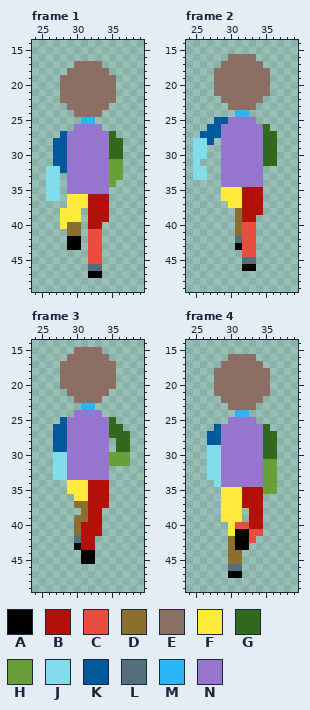
Two versions of one pixel-art file, The Fallen Guardian/Assets/Art/Characters/Player/Move/Player_Move_Up.aseprite. Above: the version before the commit.
64x64 pixels, 8 frames. Shown: frame 1: x 24..39, y 14..49; frame 2: x 24..39, y 14..49; frame 3: x 24..39, y 14..49; frame 4: x 24..39, y 14..49. The commit also changed other frames, which this record leaves out.
Visible layers, top first: "Hair/Hair 1", "Parts Copy/Head", "Parts Copy/Left Arm", "Parts Copy/Right Arm", "Parts Copy/Chest", "Parts Copy/Left Leg", "Parts Copy/Right Leg".
Palette (. is transparent): A #000000  B #b0120a  C #e84e40  D #8a6f30  E #8d6e63  F #ffeb3b  G #33691e  H #689f38  J #80deea  K #01579b  L #546e7a  M #29b6f6  N #9575cd
Pixels before, frame 1, first column x 26:
17 ....EEEE...
18 ...EEEEEE..
19 ..EEEEEEEE.
20 ..EEEEEEEE.
21 ..EEEEEEEE.
22 ..EEEEEEEE.
23 ...EEEEEE..
24 ....EEEE...
25 .....MM....
26 ....NNNN...
27 ..KNNNNNNG.
28 .KKNNNNNNGG
29 .KKNNNNNNGG
30 .KKNNNNNNGG
31 .KKNNNNNNHH
32 JJKNNNNNNHH
33 JJ.NNNNNNHH
34 JJ.NNNNNNH.
35 JJ.NNNNNN..
36 JJ.FFFBBB..
37 ...FFFBBB..
38 ..FFF.BBB..
39 ..FFF.BBB..
40 ..FDD.BB...
41 ...DD.CC...
42 ...AA.CC...
43 ...AA.CC...
44 ......CC...
45 ......CC...
46 ......LL...
47 ......AA...
Pixels before, frame 2, first column x 25:
16 .....EEEE...
17 ....EEEEEE..
18 ...EEEEEEEE.
19 ...EEEEEEEE.
20 ...EEEEEEEE.
21 ...EEEEEEEE.
22 ....EEEEEE..
23 .....EEEE...
24 ......MM....
25 ...KKNNNN...
26 ..KKNNNNNNG.
27 .KKKNNNNNNGG
28 JJK.NNNNNNGG
29 JJ..NNNNNNGG
30 JJ..NNNNNNGG
31 J...NNNNNNGG
32 JJ..NNNNNN..
33 JJ..NNNNNN..
34 ....NNNNNN..
35 ....FFFBBB..
36 ....FFFBBB..
37 .....FFBBB..
38 ......DBBB..
39 ......DBB...
40 ......DCC...
41 ......DCC...
42 ......LCC...
43 ......ACC...
44 .......CC...
45 .......LL...
46 .......AA...
Pixels before, frame 3, first column x 27:
15 ...EEEE....
16 ..EEEEEE...
17 .EEEEEEEE..
18 .EEEEEEEE..
19 .EEEEEEEE..
20 .EEEEEEEE..
21 ..EEEEEE...
22 ...EEEE....
23 ....MM.....
24 ...NNNN....
25 .KNNNNNNG..
26 KKNNNNNNGG.
27 KKNNNNNNGGG
28 KKNNNNNN.GG
29 KKNNNNNN.GG
30 JJNNNNNNHHH
31 JJNNNNNNHHH
32 JJNNNNNN...
33 JJNNNNNN...
34 ..FFFBBB...
35 ..FFFBBB...
36 ...FFBBB...
37 ...DDBBB...
38 ....DBB....
39 ...DDBB....
40 ...DBBB....
41 ...DBBB....
42 ...LBB.....
43 ...ABB.....
44 ....AA.....
45 ....AA.....
Pixels before, frame 4, first column x 27:
16 ...EEEE...
17 ..EEEEEE..
18 .EEEEEEEE.
19 .EEEEEEEE.
20 .EEEEEEEE.
21 .EEEEEEEE.
22 ..EEEEEE..
23 ...EEEE...
24 ....MM....
25 ...NNNN...
26 .KNNNNNNG.
27 KKNNNNNNGG
28 KKNNNNNNGG
29 JJNNNNNNGG
30 JJNNNNNNGG
31 JJNNNNNNHH
32 JJNNNNNNHH
33 JJNNNNNNHH
34 .JNNNNNNHH
35 ..FFFBBBHH
36 ..FFFBBB..
37 ..FFFBBB..
38 ..FFF.BB..
39 ..FFF.BB..
40 ...FCCBB..
41 ...FAACC..
42 ...DAAC...
43 ...DAA....
44 ...DD.....
45 ...DD.....
46 ...LL.....
47 ...AA.....
After the commit:
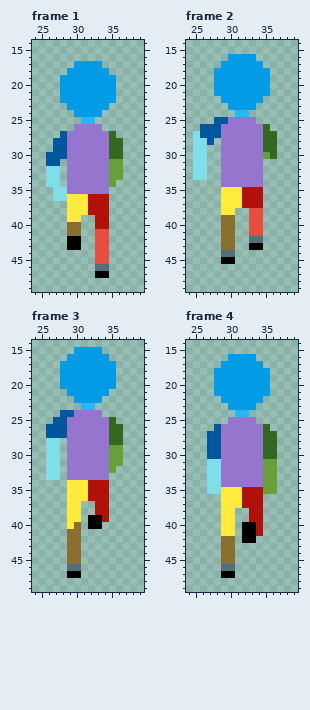
The edit:
layer "Parts Copy/Right Leg" now hidden
layer "Parts Copy/Left Leg" now hidden
layer "Parts Copy/Right Arm" now hidden
layer "Parts Copy/Left Arm" now hidden
layer "Parts Copy/Head" now hidden
layer "Parts Copy Copy/Right Leg" added
layer "Parts Copy Copy/Left Leg" added
layer "Parts Copy Copy/Right Arm" added
layer "Parts Copy Copy/Left Arm" added
layer "Parts Copy Copy/Head" added
layer "Hair/Hair 1" now hidden
colour E: #8d6e63 -> #039be5
Changed rows in their new state; - is a pixel that keeps its letter.
Frame 1:
first column x 26:
30 K--------
31 K-.------
32 --.------
35 .-J------
36 .-J------
38 --.--F---
39 --.---.--
40 --.---.-B
41 ------.-C
42 ------.-C
43 ------.-C
44 ------.-C
45 ------.-C
46 ------.-L
47 ------.-A
Frame 2:
first column x 25:
26 -K----------
27 J-----------
30 ----------H-
31 -J--------..
first column x 29:
37 F-----
38 FF..CC
39 DD..CC
40 DD..-C
41 DD..-C
42 DD..LL
43 DD..AA
44 LL-..-
45 AA-..-
46 ---..-
Frame 3:
first column x 26:
24 --KK--------
25 -K----------
26 K-----------
27 K----------.
28 JJ.------G-.
29 JJ.------HH.
30 J-.--------.
31 J-.--------.
32 J-.------H--
33 J-.---------
36 ---F--------
37 ---FF..-----
38 ---FF..-B---
39 ---FF.AAB---
40 ---F-.AA----
41 ---D-...----
42 ---DD..-----
43 ---DD..-----
44 ---DD..-----
45 ---DD..-----
46 ---LL-------
47 ---AA-------
Frame 4:
first column x 27:
29 KK
30 KK
first column x 27:
34 J-------
35 JJ------
38 ----.---
39 ----.---
40 --F-.AA-
41 --F-.-AB
42 --D-.-A-
43 --D-..--
44 --D-.---
45 --D-.---
46 --L-.---
47 --A-.---
